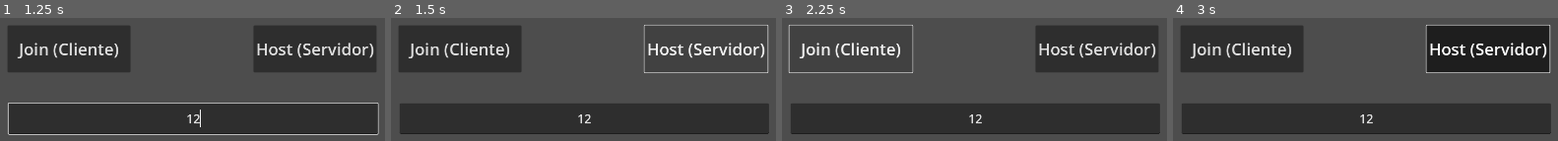
Above: before the commit, frames 1-4 (left to right).
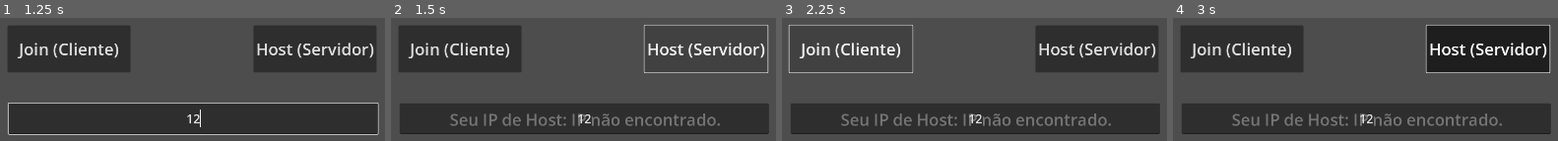
Above: after the commit, the same moments.

Repository: gustavovinicius1029-beep/Duelo-de-cientistas
Game: Godot game, scene res://scenes/main.tscn
Same seed, same stepped clock (60 frames per second), same inputs: the game is played once before the commit and once after it.
Inputs (mouse positions are in pixels of both pictures, inside the frame that each line leads up to):
- Up to frame 1 (1.25 s): click (192, 118) at 0.52 s; type "12" at 0.6 s
- Up to frame 2 (1.5 s): click "Host (Servidor)" at 1.25 s
- Up to frame 3 (2.25 s): click "Join (Cliente)" at 2 s
- Up to frame 4 (3 s): move the mouse to (1538, 40) at 2.77 s; click (1538, 40) at 2.92 s

Frame 1 is identical in both runs. In frame 2, 2.4% of the frame differs, in the area x 15-86%, y 77-88%; in frame 3, 2.4%; in frame 4, 2.4%.
Error before the commit: Parse Error: Identifier "Constants" not declared in the current scope. (res://scripts/battle_manager.gd:31)

Commit message:
Add files via upload

Diff:
--- a/project.godot
+++ b/project.godot
@@ -15,13 +15,15 @@
 config/features=PackedStringArray("4.5", "Forward Plus")
 config/icon="res://icon.svg"
 
+[autoload]
+
+Constants="*res://GlobalConstants.gd"
+
 [display]
 
 window/size/viewport_width=1920
 window/size/viewport_height=1080
-window/size/resizable=false
-window/size/window_width_override=960
-window/size/window_height_override=540
+window/size/mode=3
 window/stretch/mode="viewport"
 
 [global_group]
Not shown, added: export_presets.cfg
